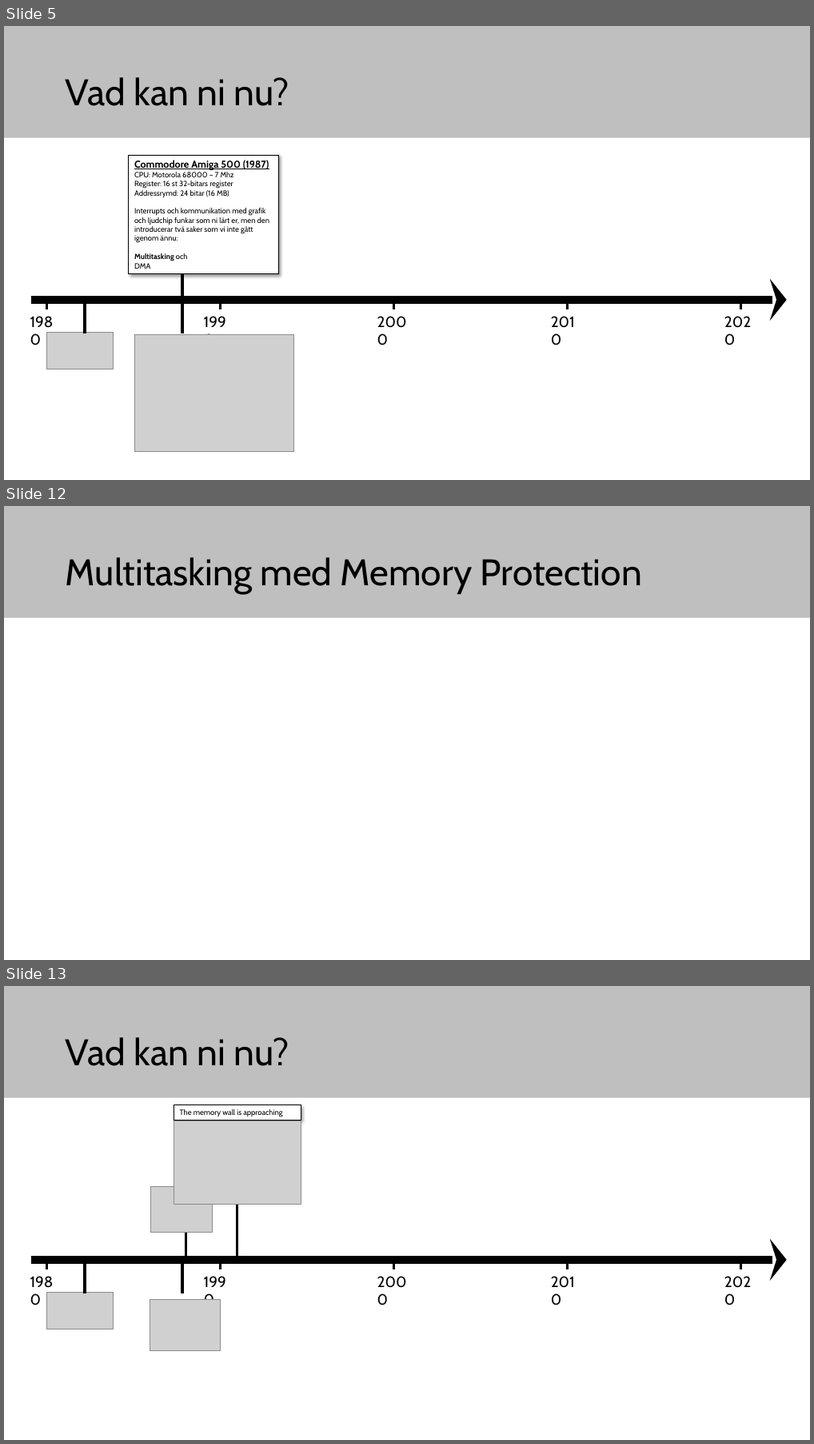
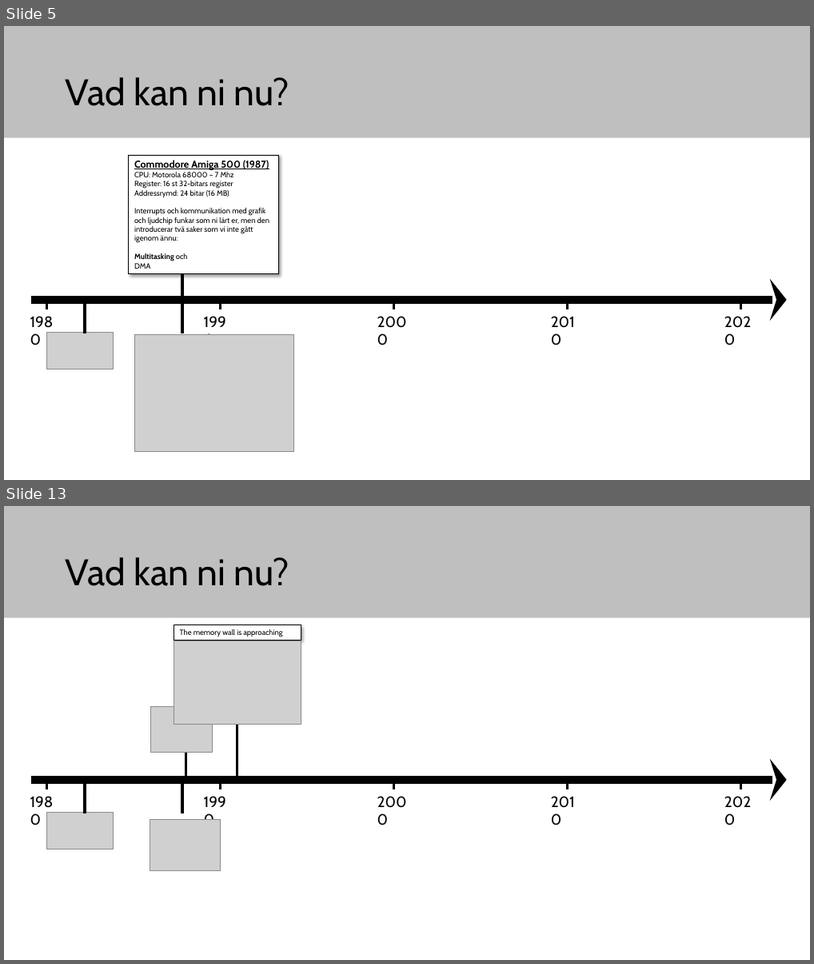
Before and after one commit to elias-at-chalmers/mop-lecture_notes-mirror, a slide deck: slides/lecture12_future_and_wrapup.pptx. Shown one above the other, each under a label of ours: slides 5, 12 and 13 before the commit, slides 5 and 13 after it; the slides between them are not shown. The pictures are 814x1444 and 814x964 pixels, drawn with LibreOffice and Linux fonts; fonts in the diff are those of the drawing; grey boxes stand for pictures. Boxes give left, top, right and bottom in pixels: in the first picture for what was removed or moved away, otherwise in the second. Text is boxed around its words. In the diff, an @@ line names an element or a change of style, - is before the commit and + after.

```diff
--- a/slides/lecture12_future_and_wrapup.pptx
+++ b/slides/lecture12_future_and_wrapup.pptx
@@ slide 12 removed at [4, 506, 810, 960], background #FFFFFF; not listed: 1 template element that a slide beside it also shows @@
@@ title removed at [66, 557, 642, 594] @@
-Multitasking med Memory Protection
```
Also in this commit, not shown: 4 slides changed, 9 slides added, 6 other slides removed.
